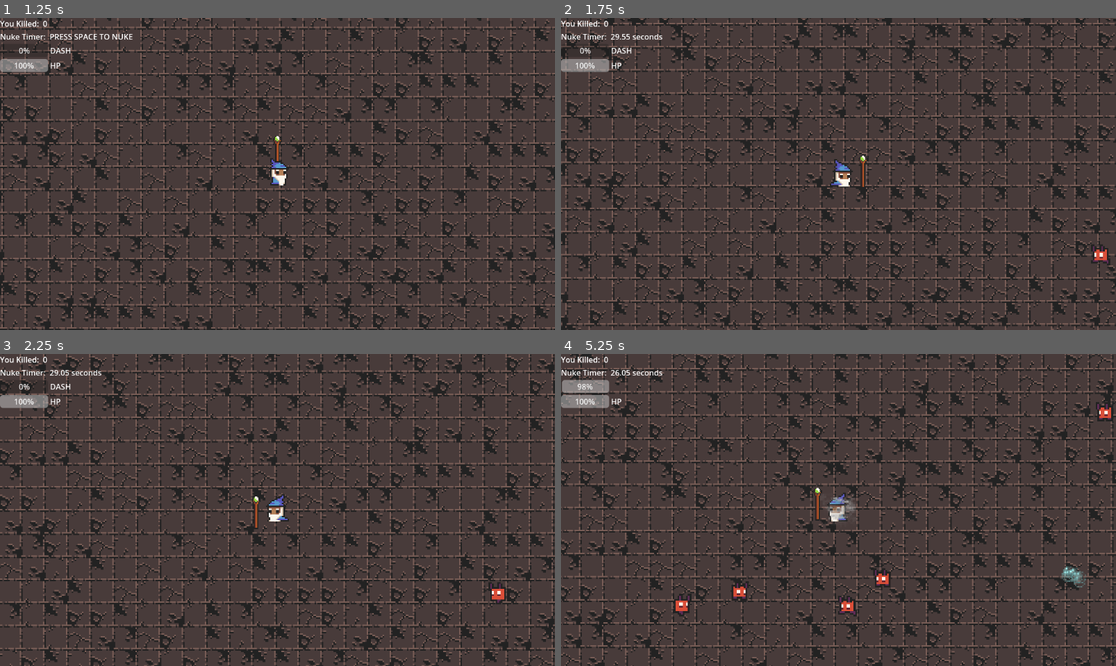
Above: before the commit, frames 1-4 (two rows, left to right).
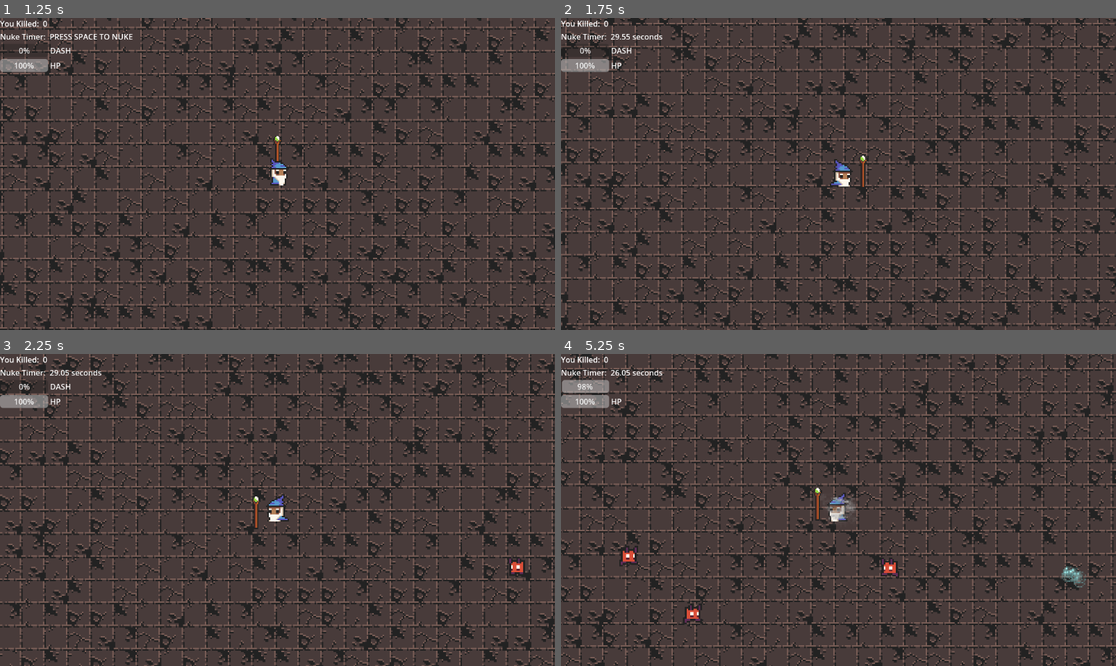
Above: after the commit, the same moments.

Repository: GianiStatie/GGJ-2025
Game: Godot game, scene res://menu/main_menu.tscn
Same seed, same stepped clock (60 frames per second), same inputs: the game is played once before the commit and once after it. The engine's default icon, where the game draws it, is replaced by a stand-in: a white triangle on a blue panel in a dark square. Sound files missing from this copy of the repository are replaced by a short silence.
Inputs (mouse positions are in pixels of both pictures, inside the frame that each line leads up to):
- Up to frame 1 (1.25 s): click "START" at 0.5 s
- Up to frame 2 (1.75 s): tap Space at 1.25 s; move the mouse to (960, 158) at 1.27 s; hold W (up) from 1.28 s (still down); tap A (a) at 1.35 s; tap Enter (ui_accept) at 1.52 s; tap D (d) at 1.55 s
- Up to frame 3 (2.25 s): move the mouse to (166, 525) at 2.02 s; release W (up) at 2.03 s; hold S (down) from 2.03 s (still down); tap D (d) at 2.1 s
- Up to frame 4 (5.25 s): tap Enter (ui_accept) at 2.27, 3.77, 4.52 s; tap A (a) at 2.3, 2.85, 3.8 s; move the mouse to (894, 441) at 2.77 s; release S (down) at 2.78 s; hold W (up) 2.78-4.28 s; tap D (d) at 3.05, 3.6, 4.55 s; move the mouse to (810, 572) at 3.52 s; move the mouse to (1005, 556) at 4.27 s; hold Alt (left) from 4.28 s (still down); click (1005, 556) at 4.35 s; move the mouse to (672, 463) at 5.02 s; tap Shift (shift) at 5.1 s

Frame 1 is identical in both runs. In frame 2, 0.1% of the frame differs, in the area x 95-99%, y 72-80%; in frame 3, 0.3%; in frame 4, 1.1%, in the area x 10-100%, y 15-87%.

Commit message:
More balancing

Diff:
--- a/enemies/enemy_bullet.gd
+++ b/enemies/enemy_bullet.gd
@@ -1,18 +1,12 @@
 extends RigidBody2D
 
 var damage = 20
+var health: float = 1 : set = _on_health_changed
 var triggered = true
 
-# Called when the node enters the scene tree for the first time.
-func _ready() -> void:
-	pass # Replace with function body.
-
-
-# Called every frame. 'delta' is the elapsed time since the previous frame.
-func _process(delta: float) -> void:
-
-	pass
-
+func _on_health_changed(value):
+	if health <= 0:
+		queue_free()
 
 func _on_screen_check_screen_exited() -> void:
 	self.visible=false
@@ -32,5 +26,5 @@
 func _follow_target(target: Vector2) -> void:
 	if triggered:
 		self.look_at(target)
-		self.apply_impulse(Vector2(target-self.global_position).normalized()*100)
+		self.apply_impulse(Vector2(target-self.global_position).normalized()*250)
 		triggered = false
--- a/enemies/spawner.gd
+++ b/enemies/spawner.gd
@@ -61,7 +61,7 @@
 
 	if difficultyMultiplyer >= 1.3:
 		var randomBulletPosition = _get_enemy_spawn_position()
-		var spawnPercent = minf((difficultyMultiplyer - 1.3), 0.5)
+		var spawnPercent = minf(0.1 + (difficultyMultiplyer - 1.3), 0.4)
 		var rnd = randf_range(0,1)
 		if rnd < spawnPercent:
 			var bullet = bullet_scene.instantiate()
@@ -84,7 +84,7 @@
 	enemy.damage = enemy.damage * difficultyMultiplier
 
 	var enemySpawnPenalty = floor(elapsedSeconds / enemySpawnTimerSeconds) * 0.3
-	var newSpawnTime = max($EnemyTimer.wait_time - enemySpawnPenalty, 0.3)
+	var newSpawnTime = max($EnemyTimer.wait_time - enemySpawnPenalty, 0.5)
 	$EnemyTimer.wait_time = newSpawnTime
 	return baseDifficultyMultiplier
 
--- a/enemies/spawner.tscn
+++ b/enemies/spawner.tscn
@@ -9,7 +9,7 @@
 wait_time = 30.0
 
 [node name="EnemyTimer" type="Timer" parent="."]
-wait_time = 0.9
+wait_time = 1.2
 autostart = true
 
 [node name="EnemyMoveTimer" type="Timer" parent="."]
